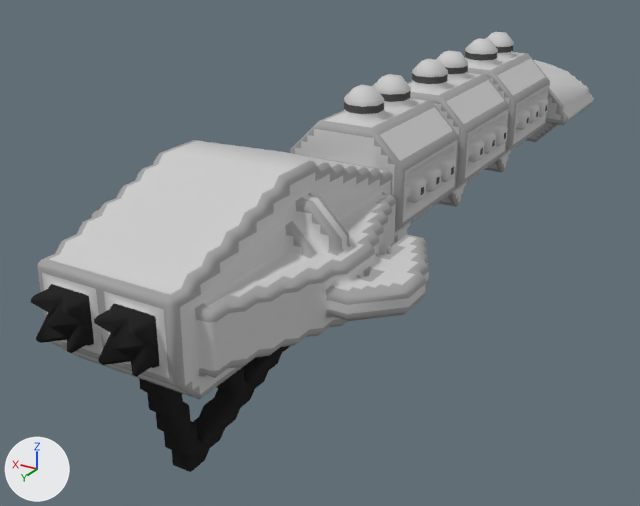
Two versions of the OBJ model src/jsMain/resources/meshes/diadochi-4-charybdis-class.obj, one commit apart.
Camera for both pictures: a 50 mm camera at (-55.0, 119.5, 61.1) aimed at (10.0, 11.2, 6.9). Arrows for +X, +Y and +Z are at lower left; the lights stay in place. Where no turn or scale is listed for an object, it has been applied to the vertices.

In view in the first picture: 'diadochi-4-charybdis-class'.
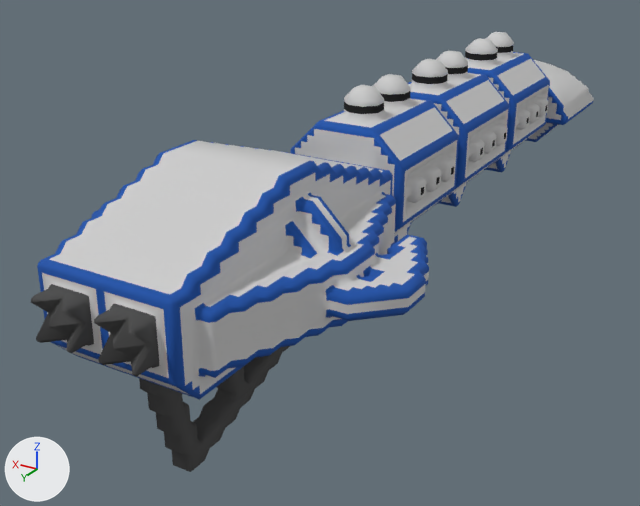
Edits to the bpy script that builds the scene:
```text
Change me_diadochi_4_charybdis_class:
    used by ob_diadochi_4_charybdis_class; location = (0.0, 0.0, 0.0)
    remove me_diadochi_4_charybdis_class.from_pydata(...)  # 5182 vertices, 9699 faces; spans x -21.5..21.5, y -70.0..70.0, z -0.1..34.9
    add me_diadochi_4_charybdis_class.from_pydata(...)  # 5180 vertices, 9695 faces; spans x -21.5..21.5, y -70.0..70.0, z -0.1..34.9
    me_diadochi_4_charybdis_class part 1: 2 vertices moved from x -4.0..3.5, y 69.0..69.5, z 21.4..22.4 to x -4.5..3.0, y 69.0..69.5, z 22.4; 9 vertices removed from x -5.0..19.5, y 48.5..69.0, z 16.4..24.9; 9 vertices added at x -4.0..21.0, y 47.0..69.5, z 21.9..24.4
    me_diadochi_4_charybdis_class part 2: 3 vertices removed from x -21.0..-13.0, y 47.0..55.0, z 18.4..22.4; 2 vertices added at x -18.5..-15.0, y 49.0..49.5, z 18.4..20.4
    me_diadochi_4_charybdis_class part 3: 4224 kept faces spanning x -21.5..21.5, y -70.0..70.0, z -0.1..32.9 get new texture (UV) coordinates
```

Location of each change, [x1, y1, x2, y2] in pixels of the pictures (640 x 506 px; the box of a moved part takes in the faces that stretch with it):
part 1 of me_diadochi_4_charybdis_class, moved or reshaped: before [33, 292, 145, 359]; after [31, 213, 145, 359]
part 2 of me_diadochi_4_charybdis_class, moved or reshaped: before [288, 288, 409, 345]; after [334, 312, 402, 326]
part 3 of me_diadochi_4_charybdis_class, surface changed: [31, 45, 593, 472] in both
